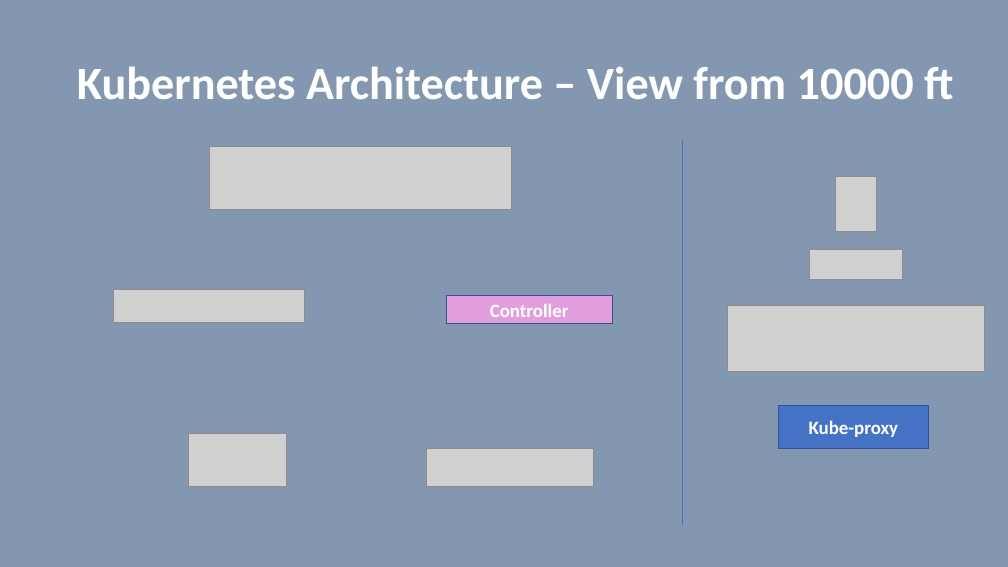
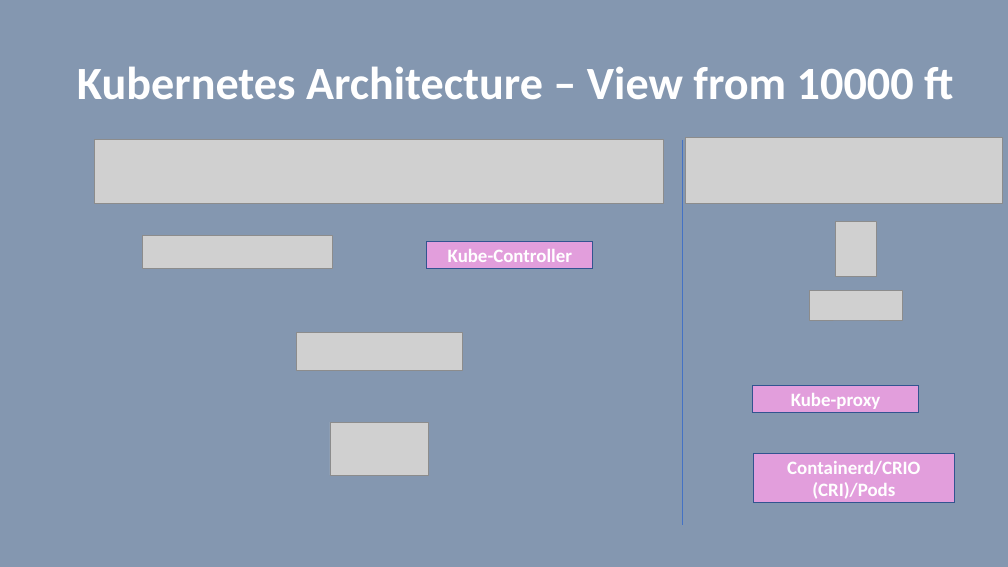
Before and after one commit to vilasvarghese/docker-k8s, a slide deck: slide 9 of notes/day4/4thDay.pptx (slide 11 before the commit). Drawn at 1008x567 pixels with LibreOffice and Linux fonts; fonts in the diff are those of the drawing; grey boxes stand for pictures. Boxes give left, top, right and bottom in pixels: in the first picture for what was removed or moved away, otherwise in the second. Text is boxed around its words. In the diff, an @@ line names an element or a change of style, - is before the commit and + after.

```diff
--- a/notes/day4/4thDay.pptx
+++ b/notes/day4/4thDay.pptx
@@ picture: place and size @@
-picture at (209, 146, 512, 209)
+picture at (95, 140, 664, 203)
@@ picture: place and size @@
-picture at (727, 306, 985, 371)
+picture at (686, 138, 1003, 203)
@@ picture: place and size @@
-picture at (114, 289, 305, 322)
+picture at (142, 236, 333, 269)
@@ picture: place and size @@
-picture at (836, 176, 876, 231)
+picture at (836, 222, 876, 277)
@@ rectangle "Kube-Controller": place and size @@
-rectangle "Kube-Controller" at (446, 296, 613, 323)
+rectangle "Kube-Controller" at (427, 241, 594, 268)
@@ text in rectangle at (448, 249, 572, 262): text changed @@
-Controller
+Kube-Controller
@@ picture: place and size @@
-picture at (810, 250, 903, 280)
+picture at (810, 290, 903, 321)
@@ picture: place and size @@
-picture at (427, 448, 594, 486)
+picture at (296, 333, 463, 371)
@@ rectangle "Kube-proxy": place and size @@
-rectangle "Kube-proxy" at (778, 405, 929, 448)
+rectangle "Kube-proxy" at (752, 386, 919, 413)
@@ rectangle "Kube-proxy" at (752, 386, 919, 413): fill #4472C4 to #E29EDC @@
@@ picture: place and size @@
-picture at (188, 433, 287, 486)
+picture at (330, 422, 428, 475)
@@ rectangle added at (754, 454, 955, 502), fill #E29EDC, outline #325491 1 pt, 18 pt, text #FFFFFF, bold @@
+Containerd/CRIO (CRI)/Pods
```
Also in this commit, not shown: 35 other slides changed, 5 slides added, 19 slides removed, 7 other files.
